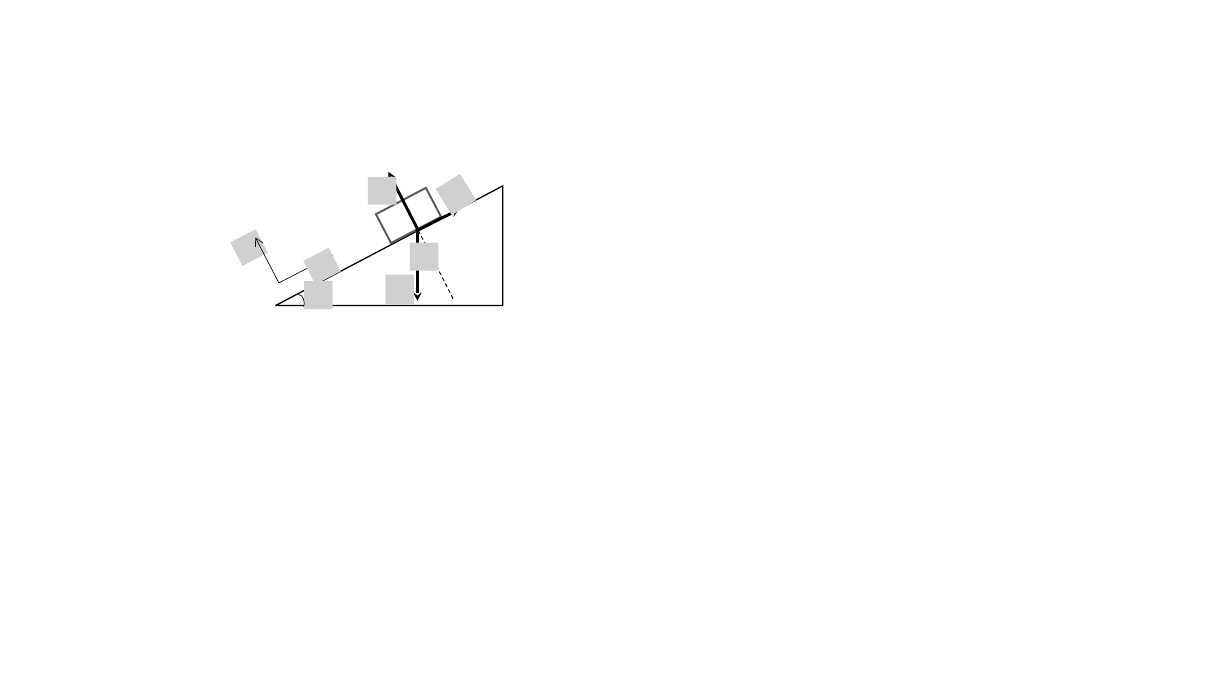
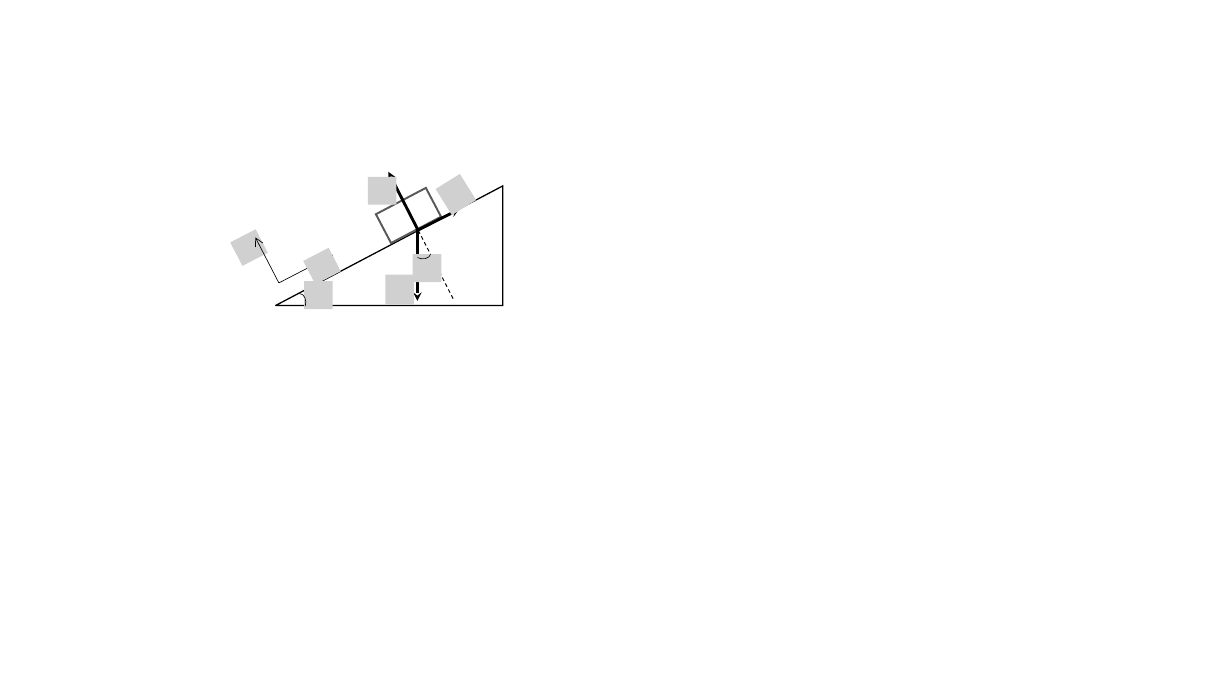
Before and after one commit to RichmondPhysics/131, a slide deck: slide 1 of StudentGuideModule1/friction/force_diagram.pptx. Drawn at 1232x693 pixels with LibreOffice and Linux fonts; fonts in the diff are those of the drawing; grey boxes stand for pictures. Boxes give left, top, right and bottom in pixels: in the first picture for what was removed or moved away, otherwise in the second. Text is boxed around its words. In the diff, an @@ line names an element or a change of style, - is before the commit and + after.

Commit message:
minor chnages on the figures

```diff
--- a/StudentGuideModule1/friction/force_diagram.pptx
+++ b/StudentGuideModule1/friction/force_diagram.pptx
@@ arc (boxed as its full ellipse) added at <box>412,246,431,260</box>, outline #000000 0.5 pt @@
@@ picture: place and size @@
-picture at <box>410,243,439,271</box>
+picture at <box>413,254,442,282</box>
```
